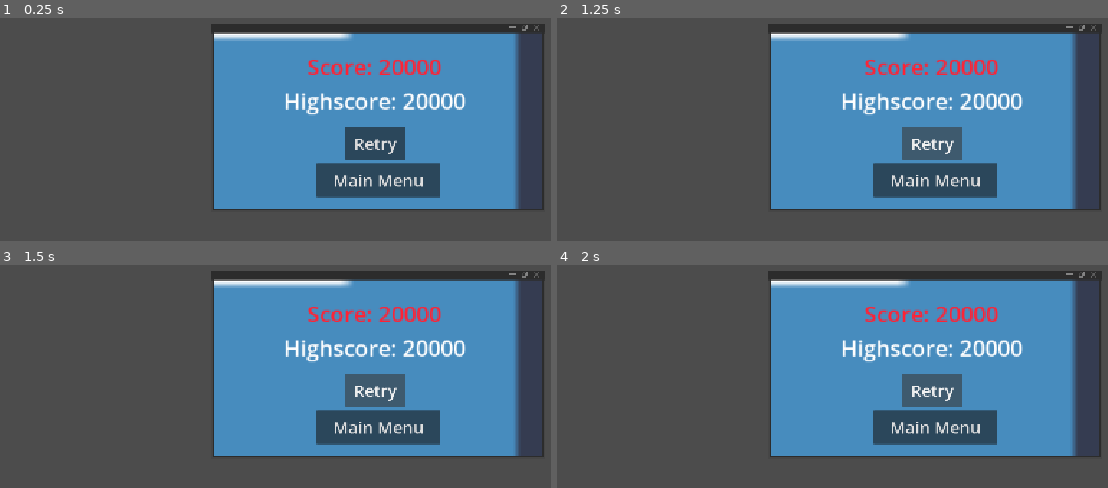
Above: before the commit, frames 1-4 (two rows, left to right).
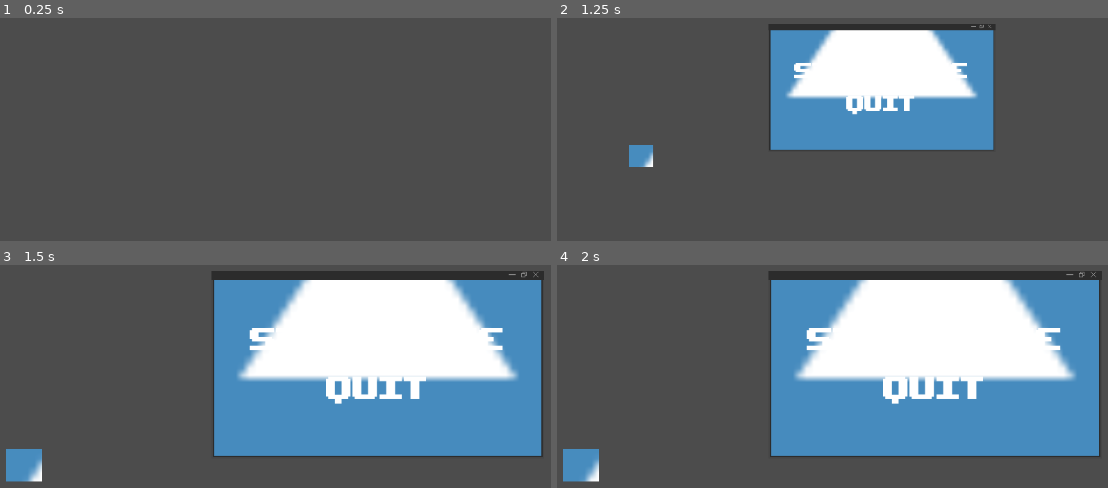
Above: after the commit, the same moments.

Repository: jacmaxmat/gamejam-dns
Game: Godot game, scene res://system obstacles/main.tscn
The game is run twice, just before and just after one commit, with the same random seed, the same clock (stepped at 60 frames per second) and the same inputs. The engine's default icon, where the game draws it, is replaced by a stand-in: a white triangle on a blue panel in a dark square.
Inputs (mouse positions are in pixels of both pictures, inside the frame that each line leads up to):
- Up to frame 1 (0.25 s): no input
- Up to frame 2 (1.25 s): click (931, 142) at 0.5 s, where only the run before the commit has a clickable "Retry"
- Up to frame 3 (1.5 s): click (374, 389) at 1.25 s, where only the run before the commit has a clickable "Retry"
- Up to frame 4 (2 s): no input

The runs differ from the first frame. In frame 1, 47% of the frame differs, in the area x 38-99%, y 2-87%; in frame 2, 36%; in frame 3, 29%; in frame 4, 29%.

Commit message:
asd

Diff:
--- a/menus/final_screen.tscn
+++ b/menus/final_screen.tscn
@@ -1,6 +1,7 @@
 [gd_scene format=3 uid="uid://ddeq8d7thtyfc"]
 
 [ext_resource type="Script" uid="uid://bsatiy7l0smbo" path="res://menus/final_screen.gd" id="1_pyxie"]
+[ext_resource type="FontFile" uid="uid://e20nougn4186" path="res://font/upheaval/upheavtt.ttf" id="2_30ftb"]
 
 [node name="Highscores" type="Control" unique_id=1713517902]
 process_mode = 2
@@ -47,6 +48,7 @@
 [node name="MyScore" type="Label" parent="FinalScreen/Scores" unique_id=1536295842]
 layout_mode = 2
 theme_override_colors/font_color = Color(1, 0.13725491, 0.20784314, 1)
+theme_override_fonts/font = ExtResource("2_30ftb")
 theme_override_font_sizes/font_size = 32
 text = "Score: 10"
 horizontal_alignment = 1
@@ -54,6 +56,7 @@
 
 [node name="Highscore" type="Label" parent="FinalScreen/Scores" unique_id=607319196]
 layout_mode = 2
+theme_override_fonts/font = ExtResource("2_30ftb")
 theme_override_font_sizes/font_size = 32
 text = "Highscore: 10000"
 horizontal_alignment = 1
@@ -66,6 +69,7 @@
 offset_right = 708.0
 offset_bottom = 413.0
 scale = Vector2(0.5, 0.5)
+theme_override_fonts/font = ExtResource("2_30ftb")
 theme_override_font_sizes/font_size = 48
 text = "Retry"
 
@@ -76,6 +80,7 @@
 offset_right = 850.0
 offset_bottom = 466.0
 scale = Vector2(0.5, 0.5)
+theme_override_fonts/font = ExtResource("2_30ftb")
 theme_override_font_sizes/font_size = 48
 text = "Main Menu"
 
--- a/menus/title_screen.gd
+++ b/menus/title_screen.gd
@@ -2,6 +2,7 @@
 
 func _ready() -> void:
 	Global.title_screen = self
+	$VBoxContainer/StartGameButton.grab_focus()
 
 func _on_quit_button_pressed():
 	get_tree().quit()
--- a/menus/title_screen.tscn
+++ b/menus/title_screen.tscn
@@ -1,6 +1,7 @@
 [gd_scene format=3 uid="uid://s1otfbodyphd"]
 
 [ext_resource type="Script" uid="uid://b2r2dysbk44y1" path="res://menus/title_screen.gd" id="1_m4alt"]
+[ext_resource type="FontFile" uid="uid://e20nougn4186" path="res://font/upheaval/upheavtt.ttf" id="2_i63b8"]
 
 [sub_resource type="StyleBoxFlat" id="StyleBoxFlat_frbl3"]
 corner_detail = 1
@@ -38,6 +39,7 @@
 theme_override_colors/font_color = Color(1, 1, 1, 1)
 theme_override_colors/font_pressed_color = Color(0.580392, 0.580392, 0.580392, 1)
 theme_override_colors/font_hover_color = Color(0.823529, 0.823529, 0.823529, 1)
+theme_override_fonts/font = ExtResource("2_i63b8")
 theme_override_font_sizes/font_size = 64
 theme_override_styles/hover = SubResource("StyleBoxFlat_frbl3")
 theme_override_styles/focus = SubResource("StyleBoxEmpty_ui8m6")
@@ -54,12 +56,13 @@
 theme_override_colors/font_color = Color(1, 1, 1, 1)
 theme_override_colors/font_pressed_color = Color(0.580392, 0.580392, 0.580392, 1)
 theme_override_colors/font_hover_color = Color(0.823529, 0.823529, 0.823529, 1)
+theme_override_fonts/font = ExtResource("2_i63b8")
 theme_override_font_sizes/font_size = 64
 theme_override_styles/hover = SubResource("StyleBoxFlat_frbl3")
 theme_override_styles/focus = SubResource("StyleBoxEmpty_ui8m6")
 text = "Quit"
 flat = true
 
+[connection signal="pressed" from="VBoxContainer/StartGameButton" to="." method="_on_level_select_button_pressed"]
 [connection signal="pressed" from="VBoxContainer/StartGameButton" to="." method="_on_start_game_button_pressed"]
-[connection signal="pressed" from="VBoxContainer/StartGameButton" to="." method="_on_level_select_button_pressed"]
 [connection signal="pressed" from="VBoxContainer/QuitButton" to="." method="_on_quit_button_pressed"]
--- a/project.godot
+++ b/project.godot
@@ -13,6 +13,7 @@
 config/name="ggggggggggggg"
 run/main_scene="uid://ccuqjonnlhllu"
 config/features=PackedStringArray("4.7", "GL Compatibility")
+boot_splash/show_image=false
 config/icon="res://system obstacles/icon.svg"
 
 [autoload]
@@ -26,9 +27,8 @@
 window/size/borderless=true
 window/size/always_on_top=true
 window/size/transparent=true
-window/size/no_focus=true
 window/hdr/request_hdr_output=true
-window/stretch/mode="canvas_items"
+window/stretch/mode="viewport"
 window/stretch/aspect="expand"
 window/per_pixel_transparency/allowed=true
 
@@ -46,6 +46,7 @@
 
 [rendering]
 
+textures/canvas_textures/default_texture_filter=0
 rendering_device/driver.windows="d3d12"
 renderer/rendering_method="gl_compatibility"
 renderer/rendering_method.mobile="gl_compatibility"
--- a/system obstacles/Global.gd
+++ b/system obstacles/Global.gd
@@ -1,12 +1,13 @@
 extends Node
 
 var title_screen
+var cam
 var window
 var cursors_dragging: int = 0
 var drag_direction: Vector2 = Vector2.ZERO
 # Called when the node enters the scene tree for the first time.
 
-var score := 20000
+var score := 0
 
 func _ready() -> void:
 	pass # Replace with function body.
--- a/system obstacles/Window.gd
+++ b/system obstacles/Window.gd
@@ -10,13 +10,20 @@
 
 # Called every frame. 'delta' is the elapsed time since the previous frame.
 func _process(delta: float) -> void:
+	#global_position = get_global_mouse_position()
 	$Bar/CollisionShape2D.shape.extents.x = $Sprite2D.size.x/2
 	$Bar.position.x = $Sprite2D.size.x/2
 	$CollisionShape2D.shape.extents = $Sprite2D.size/2
 	$CollisionShape2D.position = $Sprite2D.size/2
-	$SubViewportContainer.global_position = global_position
+	#$SubViewportContainer.global_position = global_position
 	#$SubViewportContainer/SubViewport.size = Vector2(480*$Sprite2D.scale.x, 270*$Sprite2D.scale.y)
 	$SubViewportContainer.size = $Sprite2D.size
+
+
+	if Input.is_action_pressed("ui_left"):
+		resize(Vector2(1,0), 3)
+	if Input.is_action_pressed("ui_right"):
+		resize(Vector2(-1,0), 3)
 
 func resize(dir, resize_speed):
 	match dir:
@@ -27,18 +34,26 @@
 			#$Sprite2D.size.x -= resize_speed * 2
 			#global_position.x += resize_speed*2
 			global_position.x += dif
+			#Global.cam.offset.x += dif
 		Vector2(-1,0):
+			var start_size = $Sprite2D.size.x
 			$Sprite2D.size.x = max($Sprite2D.size.x - (resize_speed), 200)
+			var dif = start_size - $Sprite2D.size.x
+			#Global.cam.offset.x += dif
 			#$Sprite2D.size.x -= resize_speed
 		Vector2(0,1):
 			var start_size = $Sprite2D.size.y
 			$Sprite2D.size.y = max($Sprite2D.size.y - (resize_speed * 2), 200)
 			var dif = start_size - $Sprite2D.size.y
 			global_position.y += dif
+			#Global.cam.offset.y -= dif
 			#$Sprite2D.size.y -= resize_speed * 2
 			#global_position.y += resize_speed*2
 		Vector2(0,-1):
+			var start_size = $Sprite2D.size.y
 			$Sprite2D.size.y = max($Sprite2D.size.y - (resize_speed), 200)
+			var dif = start_size - $Sprite2D.size.y
+			#Global.cam.offset.y += dif
 	#if Input.is_action_pressed("ui_left"):
 		#$Sprite2D.size.x -= resize_speed
 	#elif Input.is_action_pressed("ui_right"):
--- /dev/null
+++ b/system obstacles/bullet.gd
@@ -0,0 +1,13 @@
+extends Area2D
+
+
+# Called when the node enters the scene tree for the first time.
+func _ready() -> void:
+	pass # Replace with function body.
+
+
+# Called every frame. 'delta' is the elapsed time since the previous frame.
+func _process(delta: float) -> void:
+	position.x += 100 * delta
+	$SubViewportContainer/SubViewport.size = Global.window.frame.size
+	#$SubViewportContainer/SubViewport/Camera2D.global_position = Global.cam.global_position
--- /dev/null
+++ b/system obstacles/bullet.gdshader
@@ -0,0 +1,14 @@
+shader_type canvas_item;
+
+void vertex() {
+	// Called for every vertex the material is visible on.
+}
+
+void fragment() {
+	// Called for every pixel the material is visible on.
+}
+
+//void light() {
+//	// Called for every pixel for every light affecting the CanvasItem.
+//	// Uncomment to replace the default light processing function with this one.
+//}
--- /dev/null
+++ b/system obstacles/bullet.tscn
@@ -0,0 +1,57 @@
+[gd_scene format=3 uid="uid://dv08oewojoqsl"]
+
+[ext_resource type="Texture2D" uid="uid://iqfm3qnjsu0k" path="res://system obstacles/icon.svg" id="1_4y0sg"]
+[ext_resource type="Script" uid="uid://ca5h3f2v8ltkq" path="res://system obstacles/bullet.gd" id="1_rx032"]
+[ext_resource type="Script" uid="uid://3g0uxd44wd40" path="res://system obstacles/camera_2dbullet.gd" id="2_uugo7"]
+
+[sub_resource type="RectangleShape2D" id="RectangleShape2D_rx032"]
+size = Vector2(24, 24)
+
+[sub_resource type="ViewportTexture" id="ViewportTexture_bhunq"]
+
+[node name="Bullet" type="Area2D" unique_id=448943462]
+script = ExtResource("1_rx032")
+
+[node name="CollisionShape2D" type="CollisionShape2D" parent="." unique_id=92075657]
+shape = SubResource("RectangleShape2D_rx032")
+
+[node name="SubViewportContainer" type="SubViewportContainer" parent="." unique_id=268532204]
+anchors_preset = 15
+anchor_right = 1.0
+anchor_bottom = 1.0
+offset_left = -16.0
+offset_top = -17.0
+offset_right = 16.0
+offset_bottom = 15.0
+grow_horizontal = 2
+grow_vertical = 2
+
+[node name="SubViewport" type="SubViewport" parent="SubViewportContainer" unique_id=1023203146]
+disable_3d = true
+handle_input_locally = false
+size = Vector2i(64, 32)
+size_2d_override_stretch = true
+render_target_update_mode = 4
+
+[node name="Sprite2D" type="Sprite2D" parent="SubViewportContainer/SubViewport" unique_id=1294541853]
+modulate = Color(1, 0, 1, 1)
+position = Vector2(12, 7.0000005)
+texture = ExtResource("1_4y0sg")
+
+[node name="TextureRect" type="TextureRect" parent="SubViewportContainer/SubViewport" unique_id=879736922]
+anchors_preset = 15
+anchor_right = 1.0
+anchor_bottom = 1.0
+offset_left = 16.0
+offset_top = 17.0
+offset_right = 1136.0
+offset_bottom = 633.0
+grow_horizontal = 2
+grow_vertical = 2
+texture = SubResource("ViewportTexture_bhunq")
+stretch_mode = 2
+
+[node name="Camera2D" type="Camera2D" parent="SubViewportContainer/SubViewport" unique_id=1961353910]
+position = Vector2(56, 136)
+limit_enabled = false
+script = ExtResource("2_uugo7")
--- a/system obstacles/camera_2d.gd
+++ b/system obstacles/camera_2d.gd
@@ -3,8 +3,7 @@
 
 # Called when the node enters the scene tree for the first time.
 func _ready() -> void:
-	pass # Replace with function body.
-
+	Global.cam = self
 
 # Called every frame. 'delta' is the elapsed time since the previous frame.
 func _process(delta: float) -> void:
--- /dev/null
+++ b/system obstacles/camera_2dbullet.gd
@@ -0,0 +1,11 @@
+extends Camera2D
+
+
+# Called when the node enters the scene tree for the first time.
+func _ready() -> void:
+	pass # Replace with function body.
+
+
+# Called every frame. 'delta' is the elapsed time since the previous frame.
+func _process(delta: float) -> void:
+	global_position = get_parent().get_parent().get_parent().global_position + Vector2(-313,0)
--- /dev/null
+++ b/system obstacles/icon.gd
@@ -0,0 +1,26 @@
+extends Node2D
+
+var popup_preload = preload("uid://dfyfwjfuri5wl")
+
+# Called when the node enters the scene tree for the first time.
+func _ready() -> void:
+	pass # Replace with function body.
+
+
+# Called every frame. 'delta' is the elapsed time since the previous frame.
+func _process(delta: float) -> void:
+	pass
+
+
+func _on_area_2d_area_entered(area: Area2D) -> void:
+	var popup_instance = popup_preload.instantiate()
+	popup_instance.global_position = self.global_position
+	get_tree().get_root().add_child(popup_instance)
+	queue_free()
+
+
+func _on_area_2d_body_entered(body: Node2D) -> void:
+	var popup_instance = popup_preload.instantiate()
+	popup_instance.global_position = self.global_position
+	get_tree().get_root().add_child(popup_instance)
+	queue_free()
--- /dev/null
+++ b/system obstacles/icon.tscn
@@ -0,0 +1,27 @@
+[gd_scene format=3 uid="uid://tlauidkrriq1"]
+
+[ext_resource type="Texture2D" uid="uid://iqfm3qnjsu0k" path="res://system obstacles/icon.svg" id="1_21o1x"]
+[ext_resource type="Script" uid="uid://xl46x5ro4jty" path="res://system obstacles/icon.gd" id="1_ewbvy"]
+
+[sub_resource type="RectangleShape2D" id="RectangleShape2D_bhunq"]
+size = Vector2(52, 52)
+
+[node name="Icon" type="Node2D" unique_id=1018225709]
+script = ExtResource("1_ewbvy")
+
+[node name="Sprite2D" type="Sprite2D" parent="." unique_id=824792633]
+modulate = Color(1, 0.18039216, 0.12156863, 1)
+z_index = -2
+scale = Vector2(0.4, 0.4)
+texture = ExtResource("1_21o1x")
+
+[node name="Area2D" type="Area2D" parent="." unique_id=927342953]
+collision_layer = 0
+collision_mask = 0
+monitoring = false
+
+[node name="CollisionShape2D" type="CollisionShape2D" parent="Area2D" unique_id=1315073196]
+shape = SubResource("RectangleShape2D_bhunq")
+
+[connection signal="area_entered" from="Area2D" to="." method="_on_area_2d_area_entered"]
+[connection signal="body_entered" from="Area2D" to="." method="_on_area_2d_body_entered"]
--- /dev/null
+++ b/system obstacles/icon_spawner.gd
@@ -0,0 +1,24 @@
+extends Node2D
+
+var icon_preload = preload("uid://tlauidkrriq1")
+
+# Called when the node enters the scene tree for the first time.
+func _ready() -> void:
+	pass # Replace with function body.
+
+
+# Called every frame. 'delta' is the elapsed time since the previous frame.
+func _process(delta: float) -> void:
+	pass
+
+func spawn_icon():
+	var posx = 44 + randi_range(0,12) * 88
+	var posy = 26 + randi_range(0,6) * 85
+	var icon_instance = icon_preload.instantiate()
+	icon_instance.global_position = Vector2(posx, posy)
+	get_tree().get_root().add_child(icon_instance)
+
+
+func _on_spawn_timer_timeout() -> void:
+	print("spawn")
+	spawn_icon()
--- /dev/null
+++ b/system obstacles/icon_spawner.tscn
@@ -0,0 +1,12 @@
+[gd_scene format=3 uid="uid://g10siwdo3ou0"]
+
+[ext_resource type="Script" uid="uid://csdwo7esnweba" path="res://system obstacles/icon_spawner.gd" id="1_ergwx"]
+
+[node name="IconSpawner" type="Node2D" unique_id=1060868986]
+script = ExtResource("1_ergwx")
+
+[node name="SpawnTimer" type="Timer" parent="." unique_id=901374649]
+wait_time = 0.5
+autostart = true
+
+[connection signal="timeout" from="SpawnTimer" to="." method="_on_spawn_timer_timeout"]
--- a/system obstacles/main.gd
+++ b/system obstacles/main.gd
@@ -2,5 +2,6 @@
 
 # Called when the node enters the scene tree for the first time.
 func _ready() -> void:
-	pass
-	#get_tree().paused = true
+	get_tree().paused = true
+	await get_tree().create_timer(1).timeout
+	$AnimationPlayer.play("start")
--- a/system obstacles/main.tscn
+++ b/system obstacles/main.tscn
@@ -4,10 +4,13 @@
 [ext_resource type="Script" uid="uid://7x3pl4ailoo4" path="res://system obstacles/main.gd" id="1_x7n1j"]
 [ext_resource type="PackedScene" uid="uid://dbryayljgw6o2" path="res://system obstacles/window.tscn" id="2_0xm2m"]
 [ext_resource type="Texture2D" uid="uid://iqfm3qnjsu0k" path="res://system obstacles/icon.svg" id="4_1bvp3"]
-[ext_resource type="PackedScene" uid="uid://dfyfwjfuri5wl" path="res://system obstacles/popup.tscn" id="6_7mycd"]
+[ext_resource type="Script" uid="uid://hgu722xobe4n" path="res://system obstacles/camera_2d.gd" id="5_tkfrg"]
 [ext_resource type="PackedScene" uid="uid://ddeq8d7thtyfc" path="res://menus/final_screen.tscn" id="6_mv0n7"]
-[ext_resource type="PackedScene" uid="uid://b4ttwoadwy288" path="res://system obstacles/pusher.tscn" id="7_272bh"]
 [ext_resource type="PackedScene" uid="uid://s1otfbodyphd" path="res://menus/title_screen.tscn" id="7_mv0n7"]
+[ext_resource type="PackedScene" uid="uid://dv08oewojoqsl" path="res://system obstacles/bullet.tscn" id="11_lq1mb"]
+
+[sub_resource type="ViewportTexture" id="ViewportTexture_lq1mb"]
+viewport_path = NodePath("../SubViewportContainer/SubViewport")
 
 [sub_resource type="RectangleShape2D" id="RectangleShape2D_bhunq"]
 size = Vector2(41, 737)
@@ -21,42 +24,133 @@
 [sub_resource type="RectangleShape2D" id="RectangleShape2D_6f8o3"]
 size = Vector2(1209, 44)
 
+[sub_resource type="Animation" id="Animation_tkfrg"]
+length = 0.001
+tracks/0/type = "bezier"
+tracks/0/imported = false
+tracks/0/enabled = true
+tracks/0/path = NodePath("Window:scale:x")
+tracks/0/interp = 1
+tracks/0/loop_wrap = true
+tracks/0/keys = {
+"handle_modes": PackedInt32Array(0),
+"points": PackedFloat32Array(1, -0.25, 0, 0.25, 0),
+"times": PackedFloat32Array(0)
+}
+tracks/1/type = "bezier"
+tracks/1/imported = false
+tracks/1/enabled = true
+tracks/1/path = NodePath("Window:scale:y")
+tracks/1/interp = 1
+tracks/1/loop_wrap = true
+tracks/1/keys = {
+"handle_modes": PackedInt32Array(0),
+"points": PackedFloat32Array(1, -0.25, 0, 0.25, 0),
+"times": PackedFloat32Array(0)
+}
+tracks/2/type = "value"
+tracks/2/imported = false
+tracks/2/enabled = true
+tracks/2/path = NodePath("Window:visible")
+tracks/2/interp = 1
+tracks/2/loop_wrap = true
+tracks/2/keys = {
+"times": PackedFloat32Array(0),
+"transitions": PackedFloat32Array(1),
+"update": 1,
+"values": [false]
+}
+
+[sub_resource type="Animation" id="Animation_4avnr"]
+resource_name = "start"
+length = 0.5
+tracks/0/type = "bezier"
+tracks/0/imported = false
+tracks/0/enabled = true
+tracks/0/path = NodePath("Window:scale:x")
+tracks/0/interp = 1
+tracks/0/loop_wrap = true
+tracks/0/keys = {
+"handle_modes": PackedInt32Array(2, 0),
+"points": PackedFloat32Array(1e-05, 0, 0, 0.083333336, 0.166665, 1, -0.25, 0, 0.25, 0),
+"times": PackedFloat32Array(0, 0.5)
+}
+tracks/1/type = "bezier"
+tracks/1/imported = false
+tracks/1/enabled = true
+tracks/1/path = NodePath("Window:scale:y")
+tracks/1/interp = 1
+tracks/1/loop_wrap = true
+tracks/1/keys = {
+"handle_modes": PackedInt32Array(2, 0),
+"points": PackedFloat32Array(1e-05, 0, 0, 0.083333336, 0.166665, 1, -0.25, 0, 0.25, 0),
+"times": PackedFloat32Array(0, 0.5)
+}
+tracks/2/type = "value"
+tracks/2/imported = false
+tracks/2/enabled = true
+tracks/2/path = NodePath("Window:visible")
+tracks/2/interp = 1
+tracks/2/loop_wrap = true
+tracks/2/keys = {
+"times": PackedFloat32Array(0),
+"transitions": PackedFloat32Array(1),
+"update": 1,
+"values": [true]
+}
+
+[sub_resource type="AnimationLibrary" id="AnimationLibrary_lq1mb"]
+_data = {
+&"RESET": SubResource("Animation_tkfrg"),
+&"start": SubResource("Animation_4avnr")
+}
+
 [node name="Main" type="Node2D" unique_id=406022306]
 script = ExtResource("1_x7n1j")
 
 [node name="OutsideGameManager" parent="." unique_id=2016209311 instance=ExtResource("1_ig7tw")]
+active = false
 
 [node name="Window" parent="." unique_id=427429608 instance=ExtResource("2_0xm2m")]
+visible = false
 position = Vector2(365, 98)
 
 [node name="Sprite2D" parent="Window" index="0" unique_id=294253054]
+size_flags_horizontal = 6
+size_flags_vertical = 6
 expand_mode = 1
 
 [node name="SubViewportContainer" type="SubViewportContainer" parent="Window" unique_id=1189050736]
 z_index = -1
 offset_right = 480.0
 offset_bottom = 270.0
-size_flags_horizontal = 6
-size_flags_vertical = 6
+size_flags_horizontal = 2
+size_flags_vertical = 2
+offset_transform_enabled = true
 stretch = true
 
 [node name="SubViewport" type="SubViewport" parent="Window/SubViewportContainer" unique_id=496213117]
+transparent_bg = true
 handle_input_locally = false
 size = Vector2i(480, 270)
-render_target_update_mode = 4
+render_target_update_mode = 0
 
 [node name="Sprite2D" type="Sprite2D" parent="Window/SubViewportContainer/SubViewport" unique_id=558917339]
 scale = Vector2(10, 10)
 texture = ExtResource("4_1bvp3")
 
+[node name="Camera2D" type="Camera2D" parent="Window/SubViewportContainer/SubViewport" unique_id=1972881426]
+limit_enabled = false
+script = ExtResource("5_tkfrg")
+
 [node name="TitleScreen" parent="Window" unique_id=1027695133 instance=ExtResource("7_mv0n7")]
-offset_left = -335.0
-offset_top = 166.0
-offset_right = -335.0
-offset_bottom = 166.0
+visible = true
+offset_left = -338.0
+offset_top = 202.0
+offset_right = -338.0
+offset_bottom = 202.0
 
 [node name="Highscores" parent="Window" unique_id=1713517902 instance=ExtResource("6_mv0n7")]
-visible = true
 offset_left = 235.0
 offset_top = -132.0
 offset_right = 235.0
@@ -74,6 +168,26 @@
 offset_right = 273.0
 offset_bottom = 429.0
 
+[node name="Bullet" parent="Window" unique_id=448943462 instance=ExtResource("11_lq1mb")]
+position = Vector2(-281, 265)
+
+[node name="SubViewportContainer" parent="Window/Bullet" index="1" unique_id=268532204]
+offset_left = -15.0
+offset_top = -9.0
+offset_right = 37.0
+offset_bottom = 38.0
+stretch = true
+
+[node name="SubViewport" parent="Window/Bullet/SubViewportContainer" index="0" unique_id=1023203146]
+size = Vector2i(52, 47)
+render_target_update_mode = 0
+
+[node name="Sprite2D" parent="Window/Bullet/SubViewportContainer/SubViewport" index="0" unique_id=1294541853]
+position = Vector2(31.999998, 33)
+
+[node name="TextureRect" parent="Window/Bullet/SubViewportContainer/SubViewport" index="1" unique_id=879736922]
+texture = SubResource("ViewportTexture_lq1mb")
+
 [node name="Bounds" type="Node2D" parent="." unique_id=161645737]
 
 [node name="StaticBody2D" type="StaticBody2D" parent="Bounds" unique_id=260136422]
@@ -117,11 +231,10 @@
 shape = SubResource("RectangleShape2D_6f8o3")
 one_way_collision = true
 
-[node name="Popup" parent="." unique_id=999077596 instance=ExtResource("6_7mycd")]
-visible = false
-
-[node name="Pusher2" parent="." unique_id=918429332 instance=ExtResource("7_272bh")]
-position = Vector2(-267, -271)
+[node name="AnimationPlayer" type="AnimationPlayer" parent="." unique_id=1735942089]
+process_mode = 2
+libraries/ = SubResource("AnimationLibrary_lq1mb")
 
 [editable path="Window"]
 [editable path="Window/Highscores"]
+[editable path="Window/Bullet"]
--- a/system obstacles/outside_game_manager.gd
+++ b/system obstacles/outside_game_manager.gd
@@ -2,6 +2,7 @@
 
 var events = ["popup", "cursor", "push"]
 var current_event = "none"
+@export var active = true
 
 var popup_preload = preload("uid://dfyfwjfuri5wl")
 var cursor_preload = preload("uid://dohkivpoc06r6")
@@ -10,7 +11,8 @@
 @export var drag_speed := 80
 
 func _ready() -> void:
-	$EventTimer.start()
+	if active:
+		$EventTimer.start()
 
 func _process(delta: float) -> void:
 	if Global.cursors_dragging > 0:
--- a/system obstacles/outside_game_manager.tscn
+++ b/system obstacles/outside_game_manager.tscn
@@ -1,6 +1,7 @@
 [gd_scene format=3 uid="uid://cpk6n684j18a2"]
 
 [ext_resource type="Script" uid="uid://b4cc54pdbusj6" path="res://system obstacles/outside_game_manager.gd" id="1_vxjq3"]
+[ext_resource type="PackedScene" uid="uid://g10siwdo3ou0" path="res://system obstacles/icon_spawner.tscn" id="2_7qj5b"]
 
 [node name="OutsideGameManager" type="Node2D" unique_id=2016209311]
 script = ExtResource("1_vxjq3")
@@ -10,5 +11,7 @@
 [node name="DragTimer" type="Timer" parent="." unique_id=1609768309]
 wait_time = 5.0
 
+[node name="IconSpawner" parent="." unique_id=1060868986 instance=ExtResource("2_7qj5b")]
+
 [connection signal="timeout" from="EventTimer" to="." method="_on_timer_timeout"]
 [connection signal="timeout" from="DragTimer" to="." method="_on_drag_timer_timeout"]
--- a/system obstacles/pusher_pushing.gd
+++ b/system obstacles/pusher_pushing.gd
@@ -7,7 +7,6 @@
 
 # Called when the node enters the scene tree for the first time.
 func _ready() -> void:
-	print("?")
 	offset_scale_y = (abs(global_position.y - Global.window.global_position.y))/Global.window.frame.size.y
 	offset_scale_x = (global_position.x - Global.window.global_position.x)/Global.window.frame.size.x
 
Not shown, added: assety/ludek_cialo_-45stopni.png.import
Not shown, added: assety/ludek_cialo_45stopni.png.import
Not shown, added: assety/ludek_cialo_dol.png.import
Not shown, added: assety/ludek_cialo_gora.png.import
Not shown, added: assety/ludek_cialo_przod.png.import
Not shown, added: assety/ludek_cios_dol..png.import
Not shown, added: assety/ludek_cios_gora.png.import
Not shown, added: assety/ludek_idle.png.import
Not shown, added: assety/ludek_lotspadek.png.import
Not shown, added: assety/ludek_skok.png.import
Not shown, added: assety/ludek_start_walking.png.import
Not shown, added: assety/ludek_strzal_-45stopni.png.import
(and 15 more such lines)
